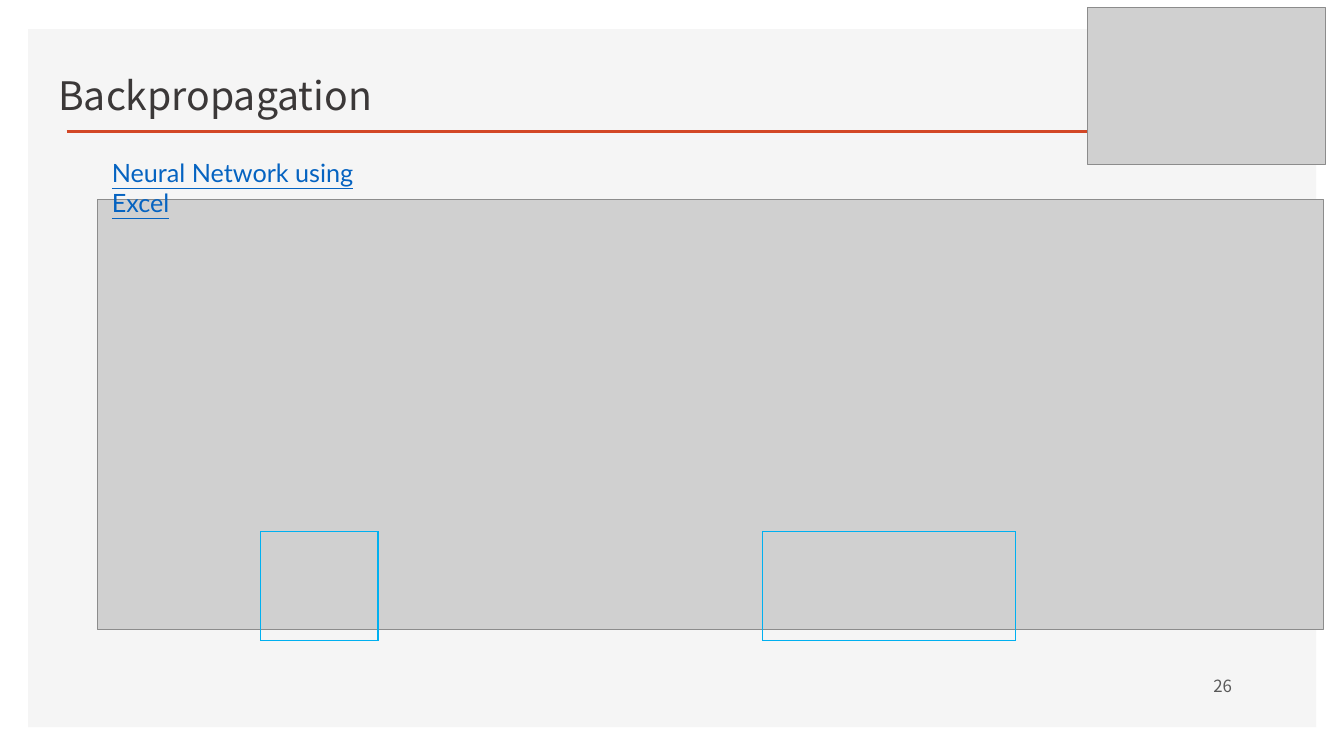
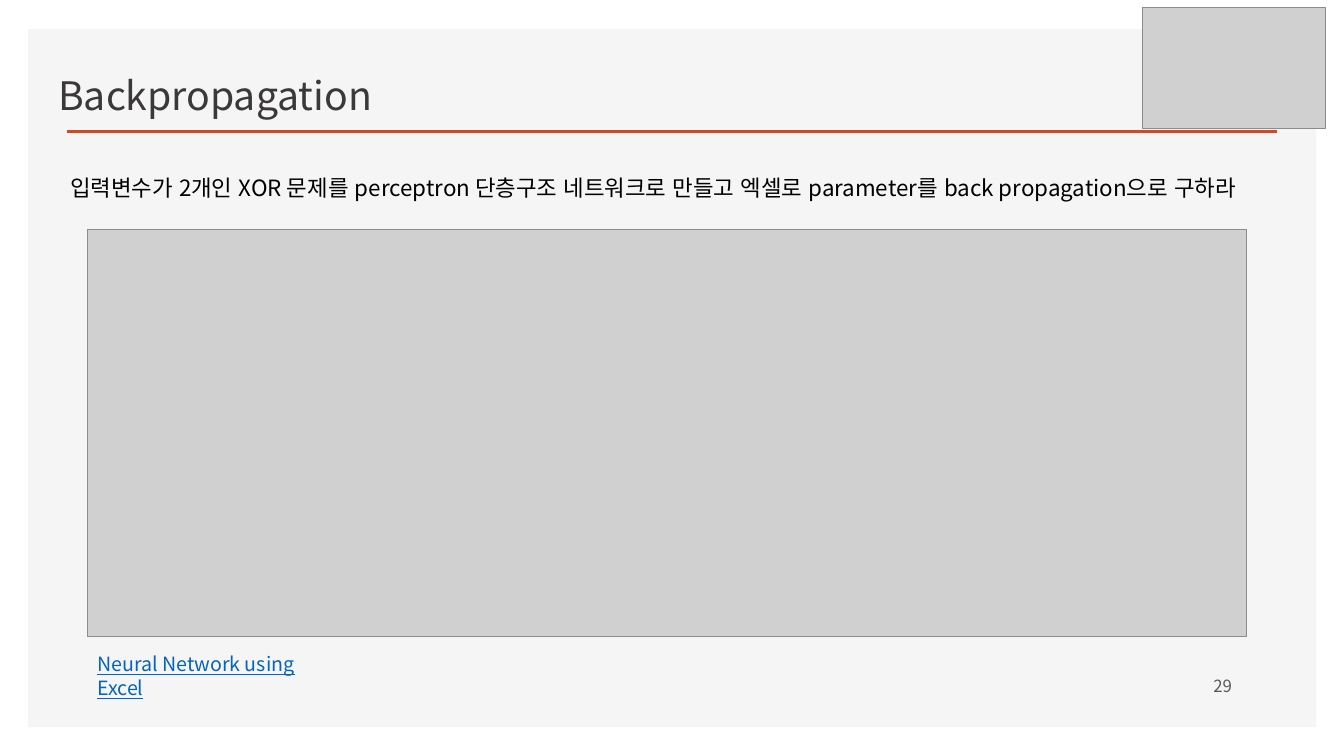
Before and after one commit to ancestor9/mathematics-for-machine-learning, a slide deck: slide 29 of Linear_Algebra/w4_Perceptron_Regression.pptx (slide 26 before the commit). Drawn at 1344x756 pixels with LibreOffice and Linux fonts; fonts in the diff are those of the drawing; grey boxes stand for pictures; background and template pictures are left out. Boxes give left, top, right and bottom in pixels: in the first picture for what was removed or moved away, otherwise in the second. Text is boxed around its words. In the diff, an @@ line names an element or a change of style, - is before the commit and + after.

```diff
--- a/Linear_Algebra/w4_Perceptron_Regression.pptx
+++ b/Linear_Algebra/w4_Perceptron_Regression.pptx
@@ picture: place and size @@
-picture at (1088, 7, 1325, 164)
+picture at (1142, 7, 1325, 128)
@@ text added at (70, 177, 1236, 202), 16 pt, text #000000 @@
+입력변수가 2개인 XOR 문제를 perceptron 단층구조 네트워크로 만들고 엑셀로 parameter를 back propagation으로 구하라
@@ picture: place and size @@
-picture at (98, 200, 1324, 630)
+picture at (88, 230, 1247, 637)
@@ rectangle removed at (260, 531, 378, 640) @@
@@ rectangle removed at (762, 531, 1015, 640) @@
@@ text "Neural Network using Excel": place and size @@
-text "Neural Network using Excel" at (112, 163, 353, 212)
+text "Neural Network using Excel" at (97, 655, 295, 699)
@@ text "Neural Network using Excel" at (97, 655, 295, 699): size 18 to 14 pt, font Lato to Noto Sans CJK KR @@
@@ page number at (1213, 679, 1232, 692): text changed @@
-26
+29
```
Also in this commit, not shown: 10 other slides changed, 2 slides added.
